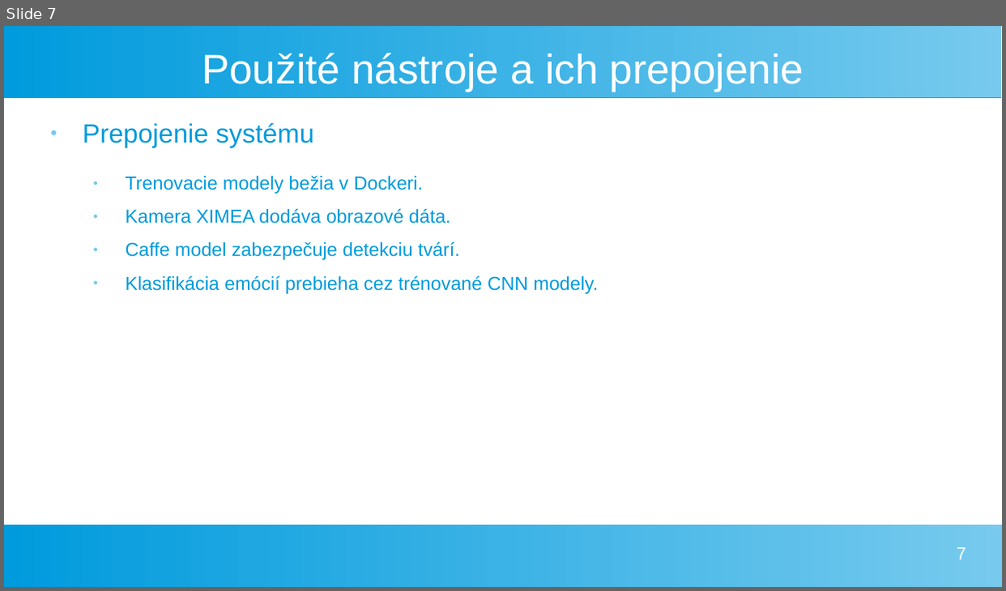
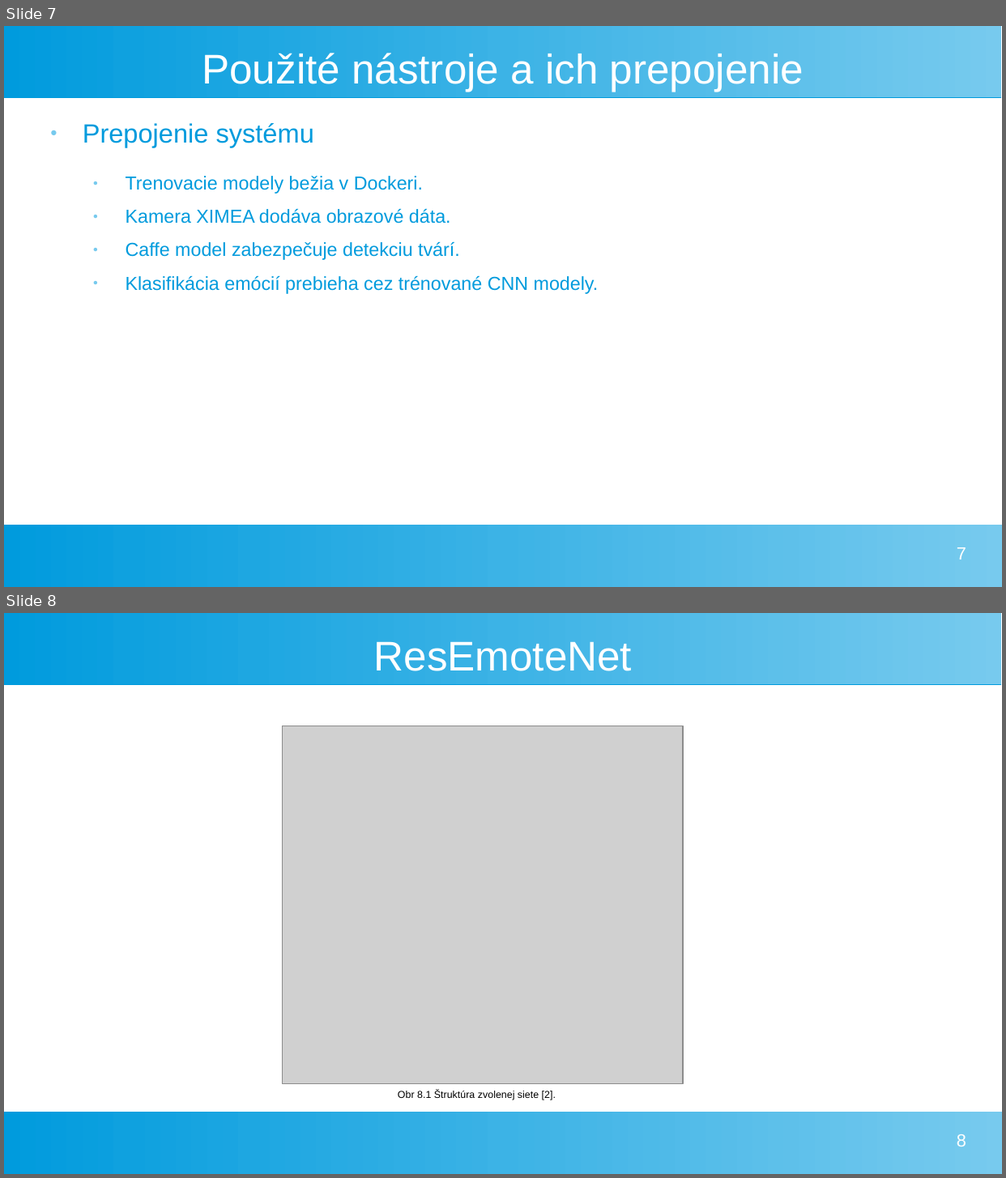
Before and after one commit to KocurMaros/master_thesis_practical, a slide deck: presentation.odp. Shown one above the other, each under a label of ours: slide 7 before the commit, slides 7 and 8 after it. The pictures are 1006x591 and 1006x1178 pixels, drawn with LibreOffice and Linux fonts; fonts in the diff are those of the drawing; grey boxes stand for pictures. Boxes give left, top, right and bottom in pixels: in the first picture for what was removed or moved away, otherwise in the second. Text is boxed around its words. In the diff, an @@ line names an element or a change of style, - is before the commit and + after.

```diff
--- a/presentation.odp
+++ b/presentation.odp
@@ slide 8 added at [4,613,1002,1174], background #FFFFFF; not listed: 2 template elements that a slide beside it also shows @@
@@ title added at [374,641,633,671], 33 pt, text #FFFFFF @@
+ResEmoteNet
@@ picture added at [283,726,683,1084] @@
@@ text added at [398,1090,556,1101], 8 pt, text #000000 @@
+Obr 8.1 Štruktúra zvolenej siete [2].
@@ page number added at [957,1135,966,1147], 14 pt, text #FFFFFF @@
+8
```
Also in this commit, not shown: 4 slides changed, 1 other slide added, 4 other files.
